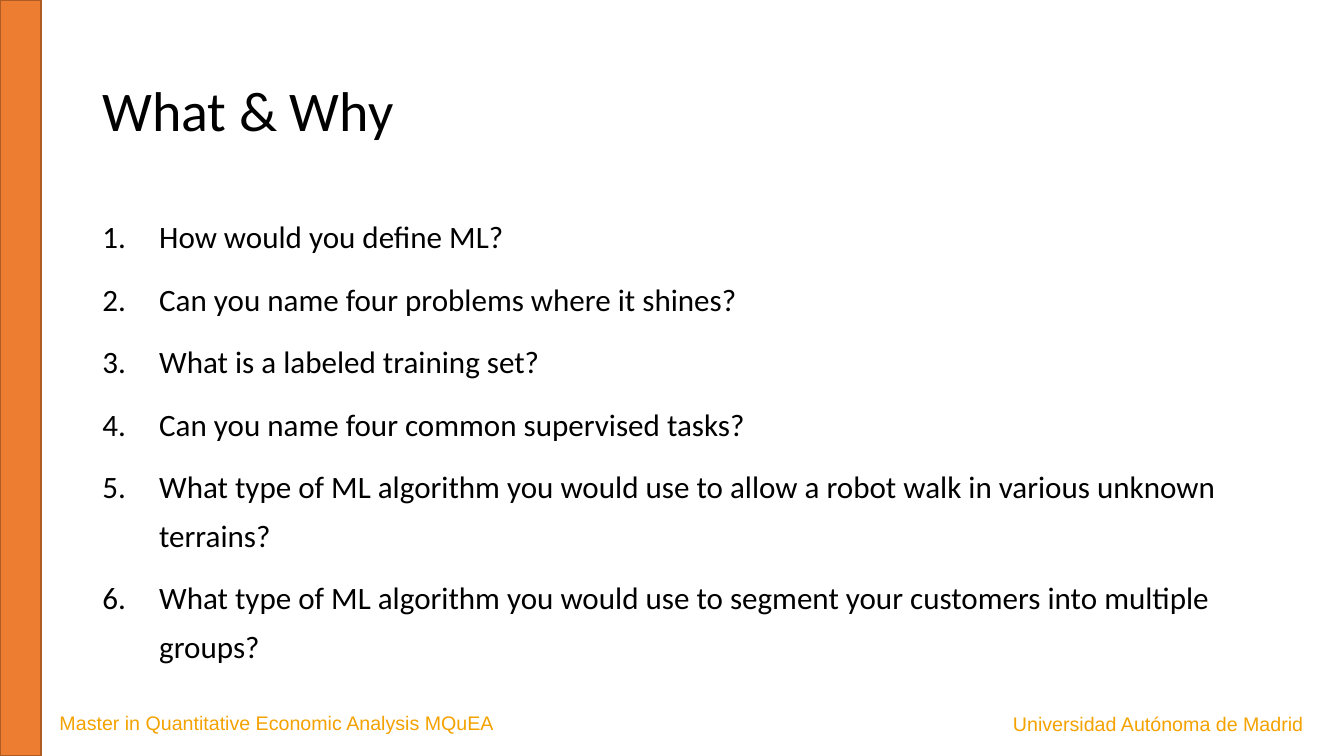
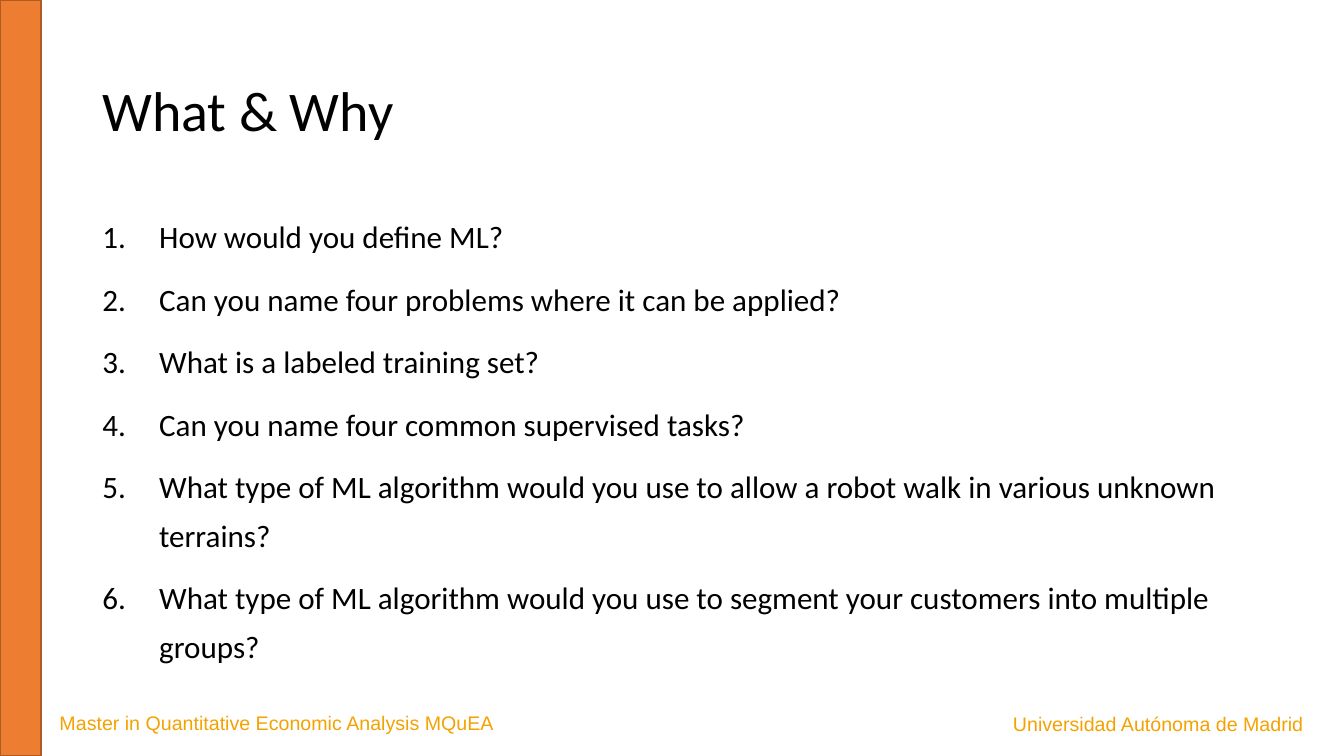
Before and after one commit to JavierBas/IMLEF-MQuEA, a slide deck: slide 3 of Course content/Slides/Topic 1 What is ML.pptx. Drawn at 1344x756 pixels with LibreOffice and Linux fonts; fonts in the diff are those of the drawing. Boxes give left, top, right and bottom in pixels: in the first picture for what was removed or moved away, otherwise in the second. Text is boxed around its words. In the diff, an @@ line names an element or a change of style, - is before the commit and + after.

```diff
--- a/Course content/Slides/Topic 1 What is ML.pptx
+++ b/Course content/Slides/Topic 1 What is ML.pptx
@@ text at (159,289,840,316): text changed @@
-2. Can you name four problems where it shines?
+2. Can you name four problems where it can be applied?
@@ text at (159,476,1215,664): text changed @@
-5. What type of ML algorithm you would use to allow a robot walk in various unknown terrains?
-6. What type of ML algorithm you would use to segment your customers into multiple groups?
+5. What type of ML algorithm would you use to allow a robot walk in various unknown terrains?
+6. What type of ML algorithm would you use to segment your customers into multiple groups?
```
Also in this commit, not shown: 11 other slides changed, 2 slides added, 9 other files.
